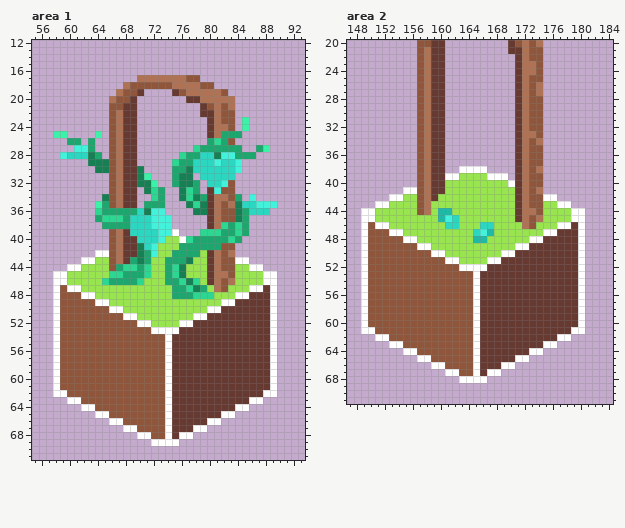
Two states of a pixel-art file, morningglories_growthsprites.aseprite. That is the earlier state.
192x192 pixels, 1 frame. Shown: area 1: x 55..93, y 12..71; area 2: x 147..184, y 20..71. The old version is drawn lined up with the new one. The commit also changed other parts of the picture, which this record leaves out.
After the commit:
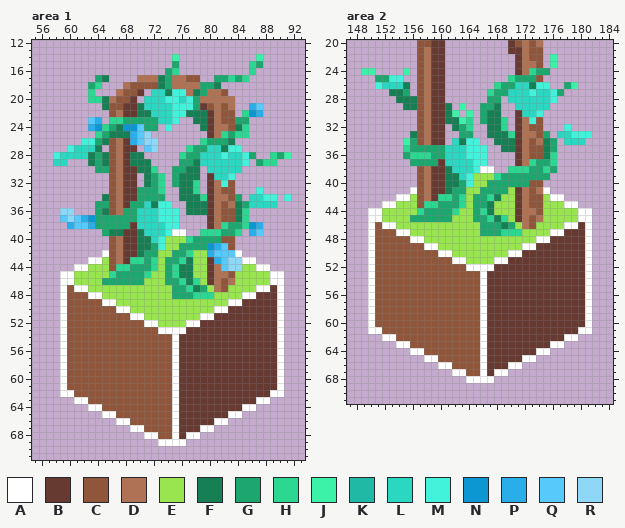
Palette (. is transparent): A #ffffff  B #663931  C #8f563b  D #b07254  E #99e550  F #168054  G #1da76f  H #2cd792  J #3cf2a8  K #20b9a5  L #2cd7c1  M #43f2db  N #0c97d3  P #29aee9  Q #57c9fb  R #8fd7f6
Changes in this commit:
drawings rearranged on the sheet (the old picture shows each at its new place)
Area 1:
y 14: x 75 . -> J; x 87 . -> J
y 15: x 75 . -> G; x 86..87 .. -> HG
y 16: x 74..75 .. -> GH; x 86 . -> H
y 17: x 64..65 .. -> GF; x 73..74 DD -> FG; x 81..85 ..... -> GGHGH
y 18: x 63..64 .. -> GH; x 73..74 CC -> FG; x 79..81 CC. -> GGF
y 19: x 63 . -> H; x 72..76 ...BC -> LLFMM; x 78..79 DD -> FG
y 20: x 63..65 ... -> HHF; x 71..78 ......BB -> LLLMMLMG
y 21: x 65 . -> F; x 70..78 ......... -> FLLLLMMMG; x 86..87 .. -> PQ
y 22: x 70..79 .........B -> FFLLLMMFFF; x 85..87 ... -> HNP
y 23: x 63..64 .. -> QP; x 66..75 CDBB...... -> HHGGGGGLLM; x 78..79 .. -> FF; x 84..85 .J -> GG
y 24: x 63..72 ...CDBB... -> PNHGFNNQGG; x 74 . -> M; x 79 . -> F; x 84..85 .J -> FH
y 25: x 58..59 JJ -> ..; x 64..71 J.CDBB.. -> HGFFFPQR; x 82 G -> H; x 84..85 G. -> HH
y 26: x 60..65 GG.G.. -> ..MMGF; x 69..72 B... -> PQRR; x 79 . -> H; x 81 H -> G; x 83 C -> F
y 27: x 60..64 .MMG. -> MLLLF; x 71..72 .. -> QR; x 77..78 .H -> HG; x 80..84 GGGGG -> LLFMM; x 87..88 GJ -> ..
y 28: x 58..59 .M -> ML; x 65 . -> F; x 69..70 B. -> FF; x 81 F -> L; x 83..85 MGG -> LLM; x 89..91 ... -> HGJ
y 29: x 58..59 .. -> LL; x 64 F -> G; x 69..71 B.. -> FFF; x 75 H -> .; x 78 L -> F; x 81 M -> L; x 84..85 M. -> LM; x 87..89 ... -> GHH
y 30: x 64..65 FF -> GG; x 71..72 .. -> FH; x 78..79 LL -> F.; x 84 M -> L
y 31: x 70..73 FJ.. -> .FGH; x 78..80 .LL -> F.B; x 83 L -> M
y 32: x 70 F -> .; x 72..73 J. -> GH; x 78 G -> H; x 80..81 LL -> BD
y 33: x 70..73 .FHG -> GGGH; x 77..78 HG -> FH; x 81 M -> D; x 87 . -> M
y 34: x 70..72 ..H -> GGG; x 77 H -> F; x 79 G -> H; x 86..89 M... -> LLMM; x 91 . -> M
y 35: x 64 J -> G; x 69..74 B.GGG. -> GGLFMM; x 78 H -> F; x 85 L -> G; x 87..89 MMM -> LLL
y 36: x 59..60 .. -> RR; x 64..67 HGGG -> GFCD; x 71..72 FM -> LL; x 74..75 .. -> MM; x 77 . -> F; x 85..88 GLLL -> H...
y 37: x 59..63 ..... -> QRQPN; x 65..67 HHH -> GGG; x 69 L -> G; x 72 M -> L; x 75 . -> M; x 85 G -> H
y 38: x 60..64 ..... -> PQQPG; x 69 L -> B; x 72..73 MM -> LL; x 75 . -> M; x 84..87 HG.. -> GHNP
y 39: x 65..67 .CD -> GFF; x 69..70 LL -> BF; x 73 M -> L; x 76 . -> A; x 85..87 G.. -> .PQ
y 40: x 70..71 LL -> FF; x 76 A -> E; x 82..84 GHG -> CC.
y 41: x 71..73 LME -> FGM; x 80..82 GGC -> NPQ
y 42: x 64 A -> .; x 72 M -> G; x 77..78 GG -> HE; x 80..84 BDCD. -> PQQQA
y 43: x 62 A -> .; x 64 E -> A; x 69..70 GF -> HH; x 72 E -> H; x 76 G -> H; x 81..84 DCCA -> PQRR; x 86 . -> A
y 44: x 60 A -> .; x 62 E -> A; x 67 G -> H; x 69 H -> G; x 71..72 HE -> GH; x 77 E -> F; x 82..84 CCE -> QRR; x 86 A -> E; x 88 . -> A
y 45: x 58 A -> .; x 60 E -> A; x 67 H -> G; x 77 E -> F; x 88 A -> E; x 90 . -> A
y 46: x 58 A -> .; x 60 E -> A; x 65 H -> G; x 70 H -> G; x 88 A -> E; x 90 . -> A
y 47: x 58..60 ACA -> .AC; x 62 E -> A; x 86 A -> E; x 88..90 BA. -> ABA
y 48: x 58..59 AC -> .A; x 62 A -> C; x 64 E -> A; x 84 A -> E; x 86 B -> A; x 89..90 A. -> BA
y 49: x 58..59 AC -> .A; x 64 A -> C; x 66 E -> A; x 82 A -> E; x 84 B -> A; x 89..90 A. -> BA
y 50: x 58..59 AC -> .A; x 66 A -> C; x 68 E -> A; x 80 A -> E; x 82 B -> A; x 89..90 A. -> BA
y 51: x 58..59 AC -> .A; x 68 A -> C; x 70 E -> A; x 78 A -> E; x 80 B -> A; x 89..90 A. -> BA
y 52: x 58..59 AC -> .A; x 70 A -> C; x 72 E -> A; x 76 A -> E; x 78 B -> A; x 89..90 A. -> BA
y 53: x 58..59 AC -> .A; x 72 A -> C; x 76 B -> A; x 89..90 A. -> BA
y 54..61: x 58..59 AC -> .A; x 74..75 AB -> CA; x 89..90 A. -> BA
y 62: x 58 A -> .; x 60 C -> A; x 74..75 AB -> CA; x 88 A -> B; x 90 . -> A
y 63: x 60 A -> .; x 62 C -> A; x 74..75 AB -> CA; x 86 A -> B; x 88 . -> A
y 64: x 62 A -> .; x 64 C -> A; x 74..75 AB -> CA; x 84 A -> B; x 86 . -> A
y 65: x 64 A -> .; x 66 C -> A; x 74..75 AB -> CA; x 82 A -> B; x 84 . -> A
y 66: x 66 A -> .; x 68 C -> A; x 74..75 AB -> CA; x 80 A -> B; x 82 . -> A
y 67: x 68 A -> .; x 70 C -> A; x 74..75 AB -> CA; x 78 A -> B; x 80 . -> A
y 68: x 70 A -> .; x 72 C -> A; x 74..76 ABA -> CAB; x 78 . -> A
y 69: x 72 A -> .; x 76 . -> A
Area 2:
y 22..23: x 176 . -> J
y 24: x 149..150 .. -> JJ; x 155 . -> J; x 173..175 DC. -> HGG
y 25: x 151..154 .... -> GGMM; x 170..173 .BDC -> HGGG
y 26: x 151..155 ..... -> MLLLF; x 168..175 ...BDCD. -> HGGLLFMM; x 178..179 .. -> GJ
y 27: x 153..155 ... -> FFG; x 167..177 ....BDCD... -> HGGLLLMLLMG
y 28: x 154..156 ... -> FFF; x 167..168 .. -> GG; x 170..176 .BDCC.. -> LLLLLLM
y 29: x 155..156 .. -> FF; x 161 . -> F; x 163 . -> J; x 166..168 ... -> GGF; x 171..175 BDCC. -> LLLLL
y 30: x 161..162 .. -> FJ; x 164 . -> J; x 166..168 ... -> GFF; x 172..174 DCC -> LLM
y 31: x 161..164 .... -> FFJH; x 166..169 .... -> GFFH; x 173 C -> M
y 32: x 162..164 ... -> FGH; x 167..169 ... -> FFH; x 178 . -> M
y 33: x 156 . -> F; x 163..164 .. -> GG; x 167..170 .... -> FFFH; x 175 . -> G; x 177..181 ..... -> LLMMM
y 34: x 155..156 .. -> JG; x 162..165 .... -> LFMM; x 168..170 ... -> FFF; x 175..176 .. -> FG; x 178..180 ... -> LLL
y 35: x 155..166 ..CDBB...... -> HGGGGGLLLMMM; x 169..170 .. -> FF; x 175..176 .. -> FG
y 36: x 155..166 ..CDBB...... -> GHHHGGLLLMMM; x 175..176 .. -> FH
y 37: x 156..159 .CDB -> GGGG; x 161..166 ...... -> LLLLMM; x 173..176 CC.. -> HGGH
y 38: x 161..165 ..AAA -> FLLLM; x 167 . -> A; x 170..176 .BDCD.. -> HHHGGHG
y 39: x 161..164 AAEE -> FFLM; x 167..175 AAA.BDCC. -> EHGGGGGGG
y 40: x 161..164 EEEE -> FFGM; x 167..172 EEEABD -> GGGGGG
y 41: x 155 A -> .; x 161..163 EEE -> FGG; x 166..169 EEEE -> GGGG; x 175 . -> A
y 42: x 153 A -> .; x 155 E -> A; x 160..163 EEEE -> HHGH; x 165..168 EEEE -> GGHF; x 175 A -> E; x 177 . -> A
y 43: x 151 A -> .; x 153 E -> A; x 158..163 DEEEEE -> HHGGGH; x 165..167 EEE -> GGF; x 177 A -> E; x 179 . -> A
y 44: x 149 A -> .; x 151 E -> A; x 157..162 CDEKKE -> HGGGGH; x 165..167 EEE -> GHF; x 179 A -> E; x 181 . -> A
y 45: x 149 A -> .; x 151 E -> A; x 156..162 EEEEKML -> GGGGGGE; x 165..169 EEEEE -> GGHFH; x 179 A -> E; x 181 . -> A
y 46: x 149..151 ACA -> .AC; x 153 E -> A; x 161..162 LL -> EE; x 166..170 LLEEE -> GGGFG; x 177 A -> E; x 179..181 BA. -> ABA
y 47: x 149..150 AC -> .A; x 153 A -> C; x 155 E -> A; x 165..171 LMKEEEE -> EGGGHHH; x 175 A -> E; x 177 B -> A; x 180..181 A. -> BA
y 48: x 149..150 AC -> .A; x 155 A -> C; x 157 E -> A; x 165..166 KK -> EE; x 173 A -> E; x 175 B -> A; x 180..181 A. -> BA
y 49: x 149..150 AC -> .A; x 157 A -> C; x 159 E -> A; x 171 A -> E; x 173 B -> A; x 180..181 A. -> BA
y 50: x 149..150 AC -> .A; x 159 A -> C; x 161 E -> A; x 169 A -> E; x 171 B -> A; x 180..181 A. -> BA
y 51: x 149..150 AC -> .A; x 161 A -> C; x 163 E -> A; x 167 A -> E; x 169 B -> A; x 180..181 A. -> BA
y 52: x 149..150 AC -> .A; x 163 A -> C; x 167 B -> A; x 180..181 A. -> BA
y 53..60: x 149..150 AC -> .A; x 165..166 AB -> CA; x 180..181 A. -> BA
y 61: x 149 A -> .; x 151 C -> A; x 165..166 AB -> CA; x 179 A -> B; x 181 . -> A
y 62: x 151 A -> .; x 153 C -> A; x 165..166 AB -> CA; x 177 A -> B; x 179 . -> A
y 63: x 153 A -> .; x 155 C -> A; x 165..166 AB -> CA; x 175 A -> B; x 177 . -> A
y 64: x 155 A -> .; x 157 C -> A; x 165..166 AB -> CA; x 173 A -> B; x 175 . -> A
y 65: x 157 A -> .; x 159 C -> A; x 165..166 AB -> CA; x 171 A -> B; x 173 . -> A
y 66: x 159 A -> .; x 161 C -> A; x 165..166 AB -> CA; x 169 A -> B; x 171 . -> A
y 67: x 161 A -> .; x 163 C -> A; x 165..167 ABA -> CAB; x 169 . -> A
y 68: x 163 A -> .; x 167 . -> A
Pixel boxes of the changes (left, top, right, bottom) in both pictures:
changed: (53, 54, 291, 446)
changed: (361, 54, 592, 383)
